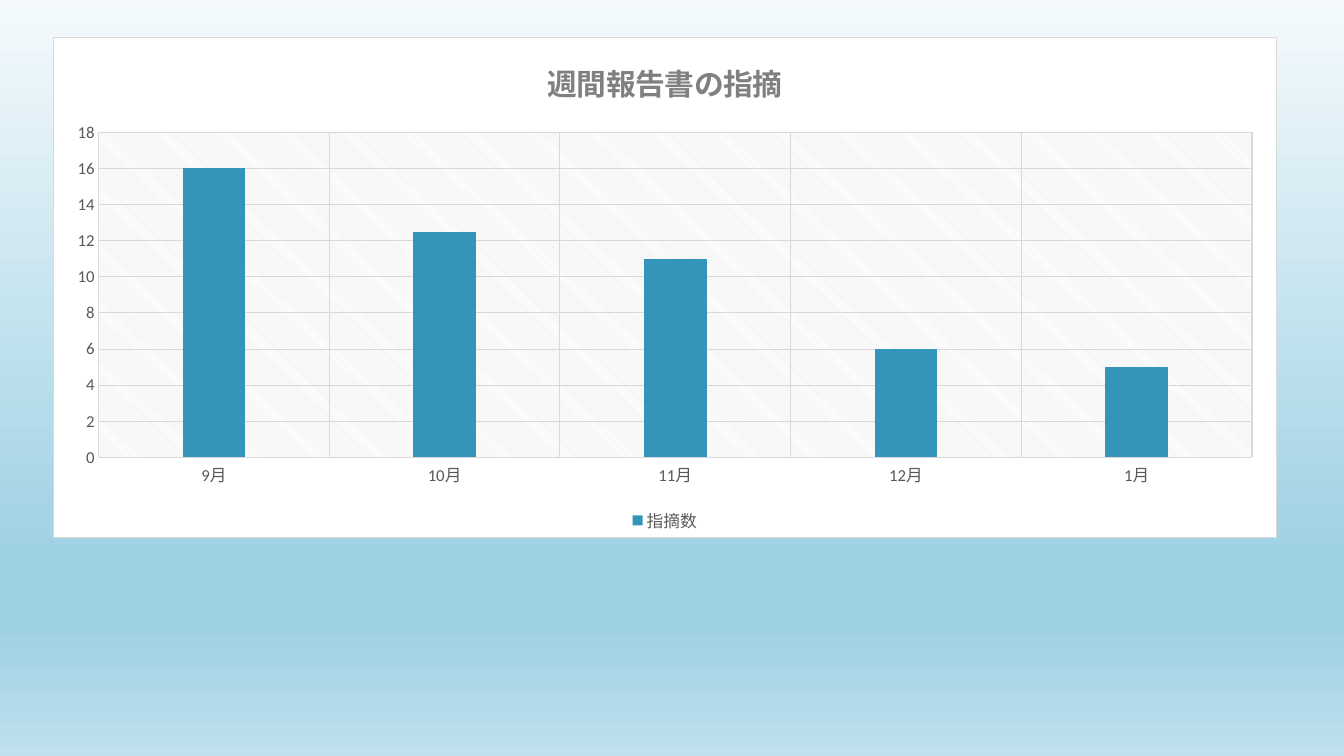
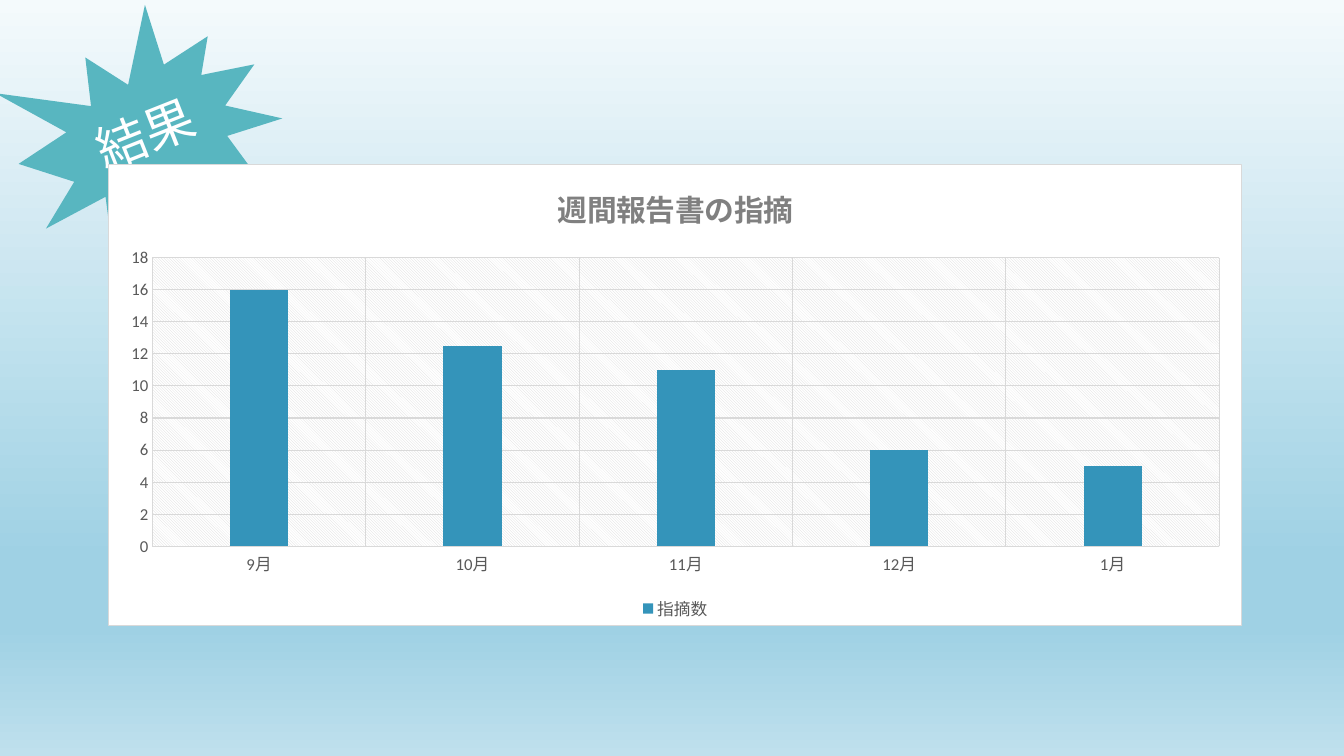
Before and after one commit to smh2274/Japan, a slide deck: slide 10 of 成果発表/成果発表.pptx. Drawn at 1344x756 pixels with LibreOffice and Linux fonts; fonts in the diff are those of the drawing. Boxes give left, top, right and bottom in pixels: in the first picture for what was removed or moved away, otherwise in the second. Text is boxed around its words. In the diff, an @@ line names an element or a change of style, - is before the commit and + after.

```diff
--- a/成果発表/成果発表.pptx
+++ b/成果発表/成果発表.pptx
@@ irregular seal added at bbox=[0, 0, 319, 306], fill #58B6C0, 36 pt, text #FFFFFF @@
+結果
@@ column chart: place and size @@
-column chart at bbox=[52, 36, 1276, 537]
+column chart at bbox=[108, 163, 1242, 625]
```
Also in this commit, not shown: 3 other slides changed, 10 slides added, 2 slides removed, 3 other files.
